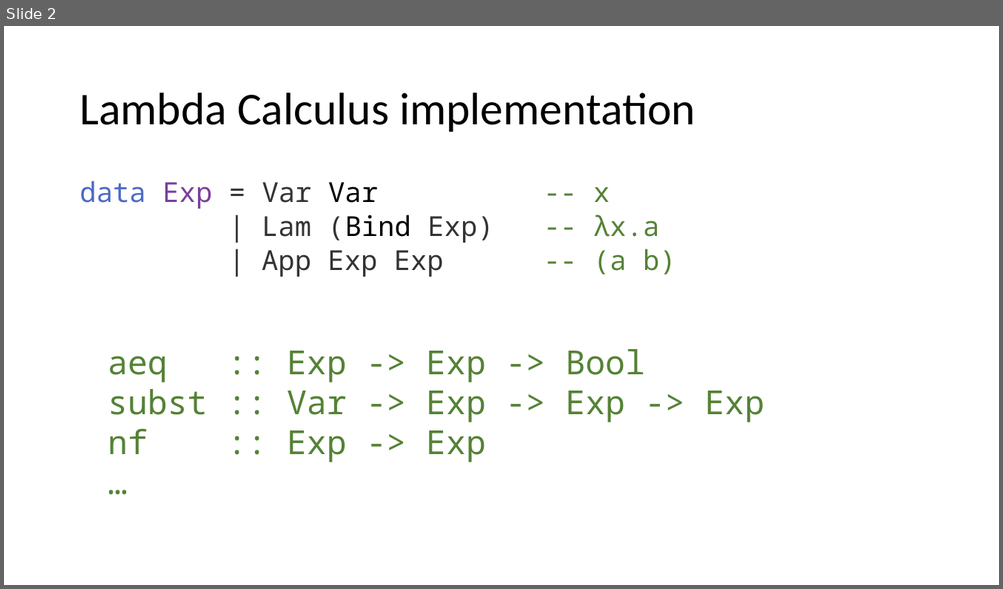
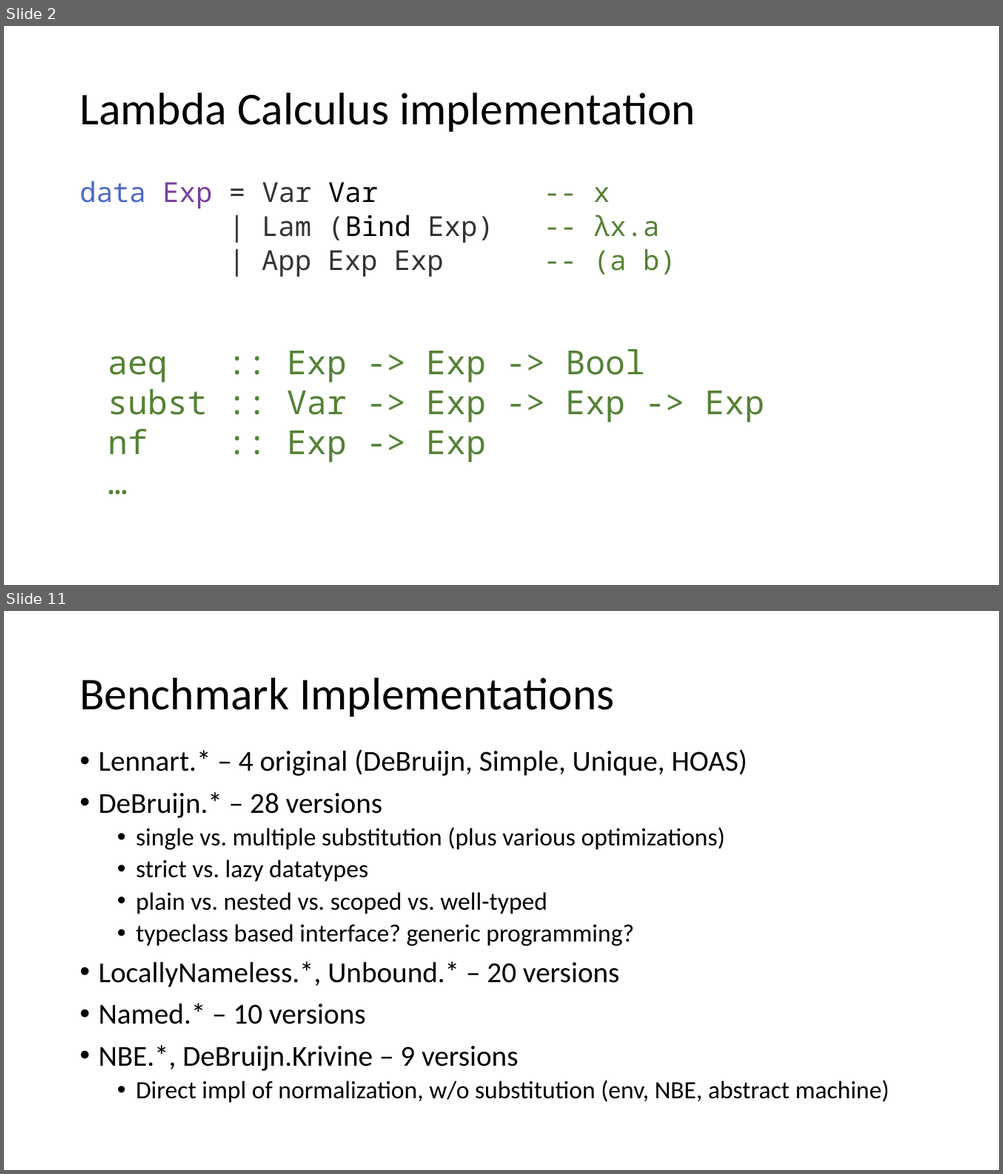
Before and after one commit to sweirich/lambda-n-ways, a slide deck: doc/wits-discussion.pptx. Shown one above the other, each under a label of ours: slide 2 before the commit, slides 2 and 11 after it; the slides between them are not shown. The pictures are 1003x589 and 1003x1174 pixels, drawn with LibreOffice and Linux fonts; fonts in the diff are those of the drawing. Boxes give left, top, right and bottom in pixels: in the first picture for what was removed or moved away, otherwise in the second. Text is boxed around its words. In the diff, an @@ line names an element or a change of style, - is before the commit and + after.

```diff
--- a/doc/wits-discussion.pptx
+++ b/doc/wits-discussion.pptx
@@ slide 11 added at box(4, 611, 999, 1170), background #FFFFFF @@
@@ title added at box(79, 678, 614, 717), 44 pt, text #000000 @@
+Benchmark Implementations
@@ text added at box(99, 749, 889, 1103), 24 pt, text #000000 @@
+• Lennart.* – 4 original (DeBruijn, Simple, Unique, HOAS)
+• DeBruijn.* – 28 versions
+  • single vs. multiple substitution (plus various optimizations)
+  • strict vs. lazy datatypes
+  • plain vs. nested vs. scoped vs. well-typed
+  • typeclass based interface? generic programming?
+• LocallyNameless.*, Unbound.* – 20 versions
+• Named.* – 10 versions
+• NBE.*, DeBruijn.Krivine – 9 versions
+  • Direct impl of normalization, w/o substitution (env, NBE, abstract machine)
```
Also in this commit, not shown: 5 slides changed, 13 other slides added, 5 slides removed, 3 other files.
